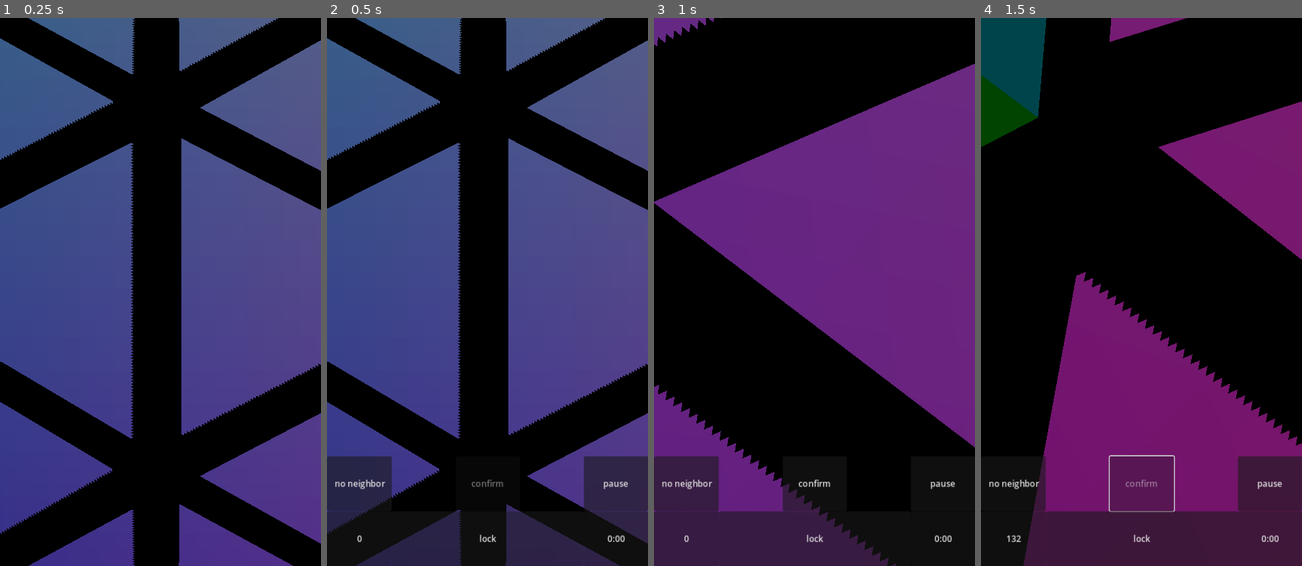
Above: before the commit, frames 1-4 (left to right).
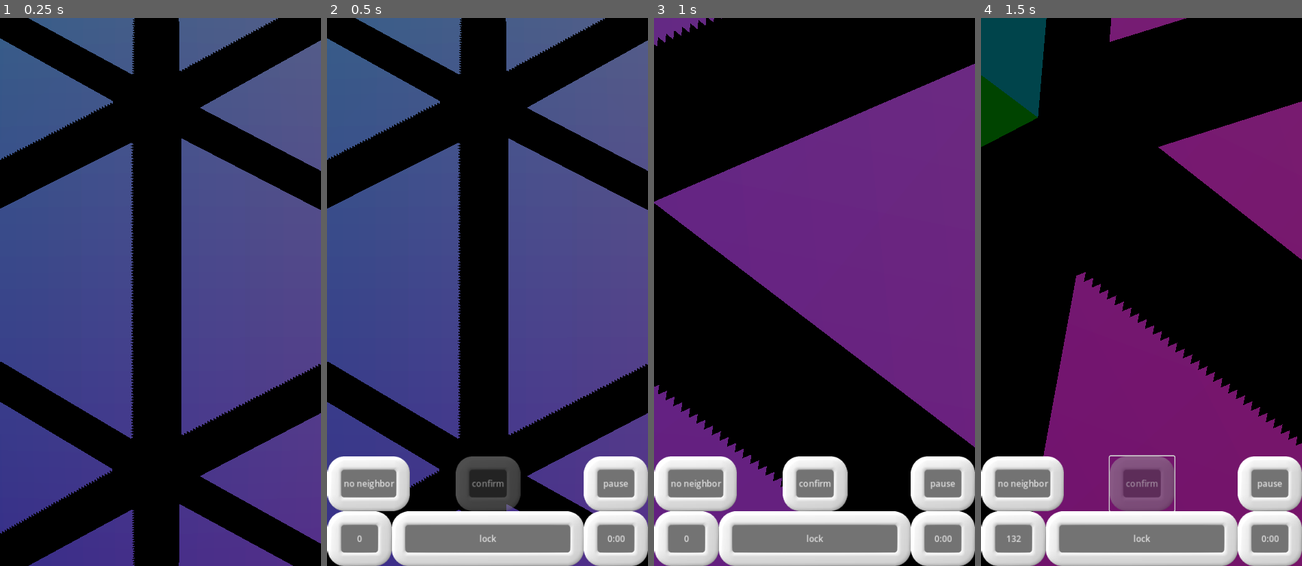
Above: after the commit, the same moments.

Repository: WalynC/sphereSweeperGodot
Game: Godot game, scene res://mainScenes/game.tscn
The game is run twice, just before and just after one commit, with the same random seed, the same clock (stepped at 60 frames per second) and the same inputs.
Inputs (mouse positions are in pixels of both pictures, inside the frame that each line leads up to):
- Up to frame 1 (0.25 s): no input
- Up to frame 2 (0.5 s): no input
- Up to frame 3 (1 s): move the mouse to (885, 264) at 0.52 s; hold Right (ui_right) from 0.53 s (still down); hold Down (scroll_down) from 0.53 s (still down); click (885, 264) at 0.67 s
- Up to frame 4 (1.5 s): release Right (ui_right) at 1.25 s; release Down (scroll_down) at 1.25 s; click "confirm" at 1.25 s

Frame 1 is identical in both runs. In frame 2, 16% of the frame differs, in the area x 0-100%, y 80-100%; in frame 3, 16%; in frame 4, 16%.
Error before the commit: Parse Error: Identifier "VisualLoader" not declared in the current scope. (res://UserSettings.gd:21)

Commit message:
Continues work on theme loading

Diff:
--- /dev/null
+++ b/VisualLoader.gd
@@ -0,0 +1,20 @@
+extends Node
+class_name VisualLoader
+
+static var theme = 0
+
+enum SceneType {Main, Game, Tutorial}
+@export var scene : SceneType
+
+@export var themePaths: Array[PackedScene]
+@export var controlRoot: Control
+
+static var instance
+
+
+func _ready():
+	instance = self
+	#load visual theme and tell it to process
+	var tInst = themePaths[theme].instantiate()
+	add_child(tInst)
+	tInst.LoadVisualTheme()
--- a/VisualTheme.gd
+++ b/VisualTheme.gd
@@ -9,9 +9,12 @@
 signal endLose
 
 @export var numberColors : Array[Color]
+@export var theme : Theme
 
-func _ready():
+func LoadVisualTheme():
 	instance = self
+	VisualLoader.instance.controlRoot.theme = theme
+	print("visual theme loaded")
 
 static func won():
 	instance.emit_signal("win")
--- a/mainScenes/game.tscn
+++ b/mainScenes/game.tscn
@@ -13,9 +13,9 @@
 [ext_resource type="Script" path="res://rotate.gd" id="9_m8nli"]
 [ext_resource type="Script" path="res://Timer.gd" id="10_6cnhi"]
 [ext_resource type="PackedScene" uid="uid://16sbkfghev5" path="res://uiScenes/options_menu.tscn" id="11_uimh0"]
-[ext_resource type="PackedScene" uid="uid://bd17xvf5sbmuf" path="res://visualThemes/visual_theme.tscn" id="12_u3ofe"]
 [ext_resource type="Script" path="res://SelectIndicator.gd" id="13_jc1vu"]
 [ext_resource type="Texture2D" uid="uid://85dhyno4g68b" path="res://selectEffect.png" id="14_6773y"]
+[ext_resource type="PackedScene" uid="uid://bo5ntnh4m0fh2" path="res://visualThemes/visual_loader.tscn" id="14_o12r5"]
 
 [sub_resource type="ProceduralSkyMaterial" id="ProceduralSkyMaterial_f4sy1"]
 sky_horizon_color = Color(0.64625, 0.65575, 0.67075, 1)
@@ -97,32 +97,6 @@
 gm = NodePath("..")
 pivot = NodePath("../Node3D")
 
-[node name="lose_screen" parent="." node_paths=PackedStringArray("gm", "gameUI") instance=ExtResource("5_ya7ol")]
-offset_top = 1024.0
-offset_bottom = 1024.0
-gm = NodePath("..")
-gameUI = NodePath("../game_ui")
-
-[node name="win_screen" parent="." node_paths=PackedStringArray("gm", "gameUI") instance=ExtResource("6_h0wn7")]
-offset_top = 1024.0
-offset_bottom = 1024.0
-gm = NodePath("..")
-gameUI = NodePath("../game_ui")
-
-[node name="game_ui" parent="." node_paths=PackedStringArray("gm", "controls", "pauseScreen") instance=ExtResource("7_su4m3")]
-offset_top = 1024.0
-offset_bottom = 1024.0
-gm = NodePath("..")
-controls = NodePath("../Controls")
-pauseScreen = NodePath("../PauseMenu")
-
-[node name="PauseMenu" parent="." node_paths=PackedStringArray("gm", "gameUI", "optionsUI") instance=ExtResource("8_6obnv")]
-offset_top = 1024.0
-offset_bottom = 1024.0
-gm = NodePath("..")
-gameUI = NodePath("../game_ui")
-optionsUI = NodePath("../options_menu")
-
 [node name="Node3D" type="Node3D" parent="."]
 script = ExtResource("9_m8nli")
 
@@ -134,12 +108,8 @@
 script = ExtResource("10_6cnhi")
 gm = NodePath("..")
 
-[node name="options_menu" parent="." node_paths=PackedStringArray("previousUI") instance=ExtResource("11_uimh0")]
-offset_top = 1024.0
-offset_bottom = 1024.0
-previousUI = NodePath("../PauseMenu")
-
-[node name="VisualTheme" parent="." instance=ExtResource("12_u3ofe")]
+[node name="VisualLoader" parent="." node_paths=PackedStringArray("controlRoot") instance=ExtResource("14_o12r5")]
+controlRoot = NodePath("../ControlRoot")
 
 [node name="SelectIndicator" type="Node" parent="." node_paths=PackedStringArray("inner", "outer")]
 script = ExtResource("13_jc1vu")
@@ -154,6 +124,51 @@
 material_override = SubResource("StandardMaterial3D_fihdx")
 mesh = SubResource("ArrayMesh_cy6in")
 
-[connection signal="restart_button" from="lose_screen" to="." method="reset_game"]
-[connection signal="again_button" from="win_screen" to="." method="reset_game"]
-[connection signal="new_game" from="PauseMenu" to="." method="reset_game"]
+[node name="ControlRoot" type="Control" parent="."]
+layout_mode = 3
+anchors_preset = 15
+anchor_right = 1.0
+anchor_bottom = 1.0
+grow_horizontal = 2
+grow_vertical = 2
+mouse_filter = 1
+
+[node name="lose_screen" parent="ControlRoot" node_paths=PackedStringArray("gm", "gameUI") instance=ExtResource("5_ya7ol")]
+layout_mode = 1
+offset_top = 1024.0
+offset_bottom = 1024.0
+gm = NodePath("../..")
+gameUI = NodePath("../game_ui")
+
+[node name="win_screen" parent="ControlRoot" node_paths=PackedStringArray("gm", "gameUI") instance=ExtResource("6_h0wn7")]
+layout_mode = 1
+offset_top = 1024.0
+offset_bottom = 1024.0
+gm = NodePath("../..")
+gameUI = NodePath("../game_ui")
+
+[node name="game_ui" parent="ControlRoot" node_paths=PackedStringArray("gm", "controls", "pauseScreen") instance=ExtResource("7_su4m3")]
+layout_mode = 1
+offset_top = 1024.0
+offset_bottom = 1024.0
+gm = NodePath("../..")
+controls = NodePath("../../Controls")
+pauseScreen = NodePath("../PauseMenu")
+
+[node name="PauseMenu" parent="ControlRoot" node_paths=PackedStringArray("gm", "gameUI", "optionsUI") instance=ExtResource("8_6obnv")]
+layout_mode = 1
+offset_top = 1024.0
+offset_bottom = 1024.0
+gm = NodePath("../..")
+gameUI = NodePath("../game_ui")
+optionsUI = NodePath("../options_menu")
+
+[node name="options_menu" parent="ControlRoot" node_paths=PackedStringArray("previousUI") instance=ExtResource("11_uimh0")]
+layout_mode = 1
+offset_top = 1024.0
+offset_bottom = 1024.0
+previousUI = NodePath("../PauseMenu")
+
+[connection signal="restart_button" from="ControlRoot/lose_screen" to="." method="reset_game"]
+[connection signal="again_button" from="ControlRoot/win_screen" to="." method="reset_game"]
+[connection signal="new_game" from="ControlRoot/PauseMenu" to="." method="reset_game"]
--- a/mainScenes/menu_scene.tscn
+++ b/mainScenes/menu_scene.tscn
@@ -2,10 +2,10 @@
 
 [ext_resource type="PackedScene" uid="uid://cp2rlrqracaje" path="res://uiScenes/main_menu.tscn" id="1_6ny5j"]
 [ext_resource type="PackedScene" uid="uid://b3tq7nhujaby" path="res://uiScenes/new_game_basic_menu.tscn" id="2_0f0tg"]
-[ext_resource type="Theme" uid="uid://cafactgbmt" path="res://visualThemes/dayVisualTheme/dayTheme.tres" id="2_kkpnc"]
 [ext_resource type="PackedScene" uid="uid://b6t1icjq8ahl8" path="res://uiScenes/custom_game_menu.tscn" id="3_m8si6"]
 [ext_resource type="PackedScene" uid="uid://16sbkfghev5" path="res://uiScenes/options_menu.tscn" id="4_dlvh5"]
 [ext_resource type="Script" path="res://UserSettings.gd" id="5_4vrgx"]
+[ext_resource type="PackedScene" uid="uid://bo5ntnh4m0fh2" path="res://visualThemes/visual_loader.tscn" id="7_csdbo"]
 
 [node name="MenuScene" type="Node"]
 
@@ -19,7 +19,6 @@
 anchor_bottom = 1.0
 grow_horizontal = 2
 grow_vertical = 2
-theme = ExtResource("2_kkpnc")
 
 [node name="mainMenu" parent="menu root" node_paths=PackedStringArray("basicGameUI", "optionsMenuUI") instance=ExtResource("1_6ny5j")]
 layout_mode = 1
@@ -46,3 +45,6 @@
 offset_top = 1024.0
 offset_bottom = 1024.0
 previousUI = NodePath("../mainMenu")
+
+[node name="VisualLoader" parent="." node_paths=PackedStringArray("controlRoot") instance=ExtResource("7_csdbo")]
+controlRoot = NodePath("../menu root")
--- /dev/null
+++ b/visualThemes/dayVisualTheme/day_visual_theme.tscn
@@ -0,0 +1,26 @@
+[gd_scene load_steps=7 format=3 uid="uid://b10grb17d2j0h"]
+
+[ext_resource type="Script" path="res://VisualTheme.gd" id="1_8b5op"]
+[ext_resource type="Theme" uid="uid://cafactgbmt" path="res://visualThemes/dayVisualTheme/dayTheme.tres" id="2_f58ti"]
+[ext_resource type="Script" path="res://FireworksEffect.gd" id="2_p3pj7"]
+[ext_resource type="PackedScene" uid="uid://bodelg7ahssyr" path="res://fireworksParticles.tscn" id="3_mjqkn"]
+[ext_resource type="Script" path="res://ExplosionEffect.gd" id="4_utmo8"]
+[ext_resource type="PackedScene" uid="uid://c3yt7115p46nf" path="res://explosionParticles.tscn" id="5_coj37"]
+
+[node name="VisualTheme" type="Node"]
+script = ExtResource("1_8b5op")
+numberColors = Array[Color]([Color(1, 1, 1, 1), Color(1, 1, 0, 1), Color(0, 1, 0, 1), Color(0, 1, 1, 1), Color(0, 0, 1, 1), Color(1, 0, 1, 1), Color(0.5, 0, 1, 1), Color(0, 0.5, 1, 1), Color(0, 1, 0.5, 1), Color(0.5, 1, 0, 1), Color(1, 0.5, 0, 1), Color(0.5, 0, 0, 1), Color(1, 0, 0, 1)])
+theme = ExtResource("2_f58ti")
+
+[node name="FireworksEffect" type="Node" parent="."]
+script = ExtResource("2_p3pj7")
+firework = ExtResource("3_mjqkn")
+
+[node name="ExplosionEffect" type="Node" parent="."]
+script = ExtResource("4_utmo8")
+firework = ExtResource("5_coj37")
+
+[connection signal="endLose" from="." to="ExplosionEffect" method="Reset"]
+[connection signal="endWon" from="." to="FireworksEffect" method="Reset"]
+[connection signal="lose" from="." to="ExplosionEffect" method="StartExplosion"]
+[connection signal="win" from="." to="FireworksEffect" method="StartExplosion"]
--- /dev/null
+++ b/visualThemes/visual_loader.tscn
@@ -0,0 +1,8 @@
+[gd_scene load_steps=3 format=3 uid="uid://bo5ntnh4m0fh2"]
+
+[ext_resource type="Script" path="res://VisualLoader.gd" id="1_wudq1"]
+[ext_resource type="PackedScene" uid="uid://b10grb17d2j0h" path="res://visualThemes/dayVisualTheme/day_visual_theme.tscn" id="2_mjp1q"]
+
+[node name="VisualLoader" type="Node"]
+script = ExtResource("1_wudq1")
+themePaths = Array[PackedScene]([ExtResource("2_mjp1q")])
